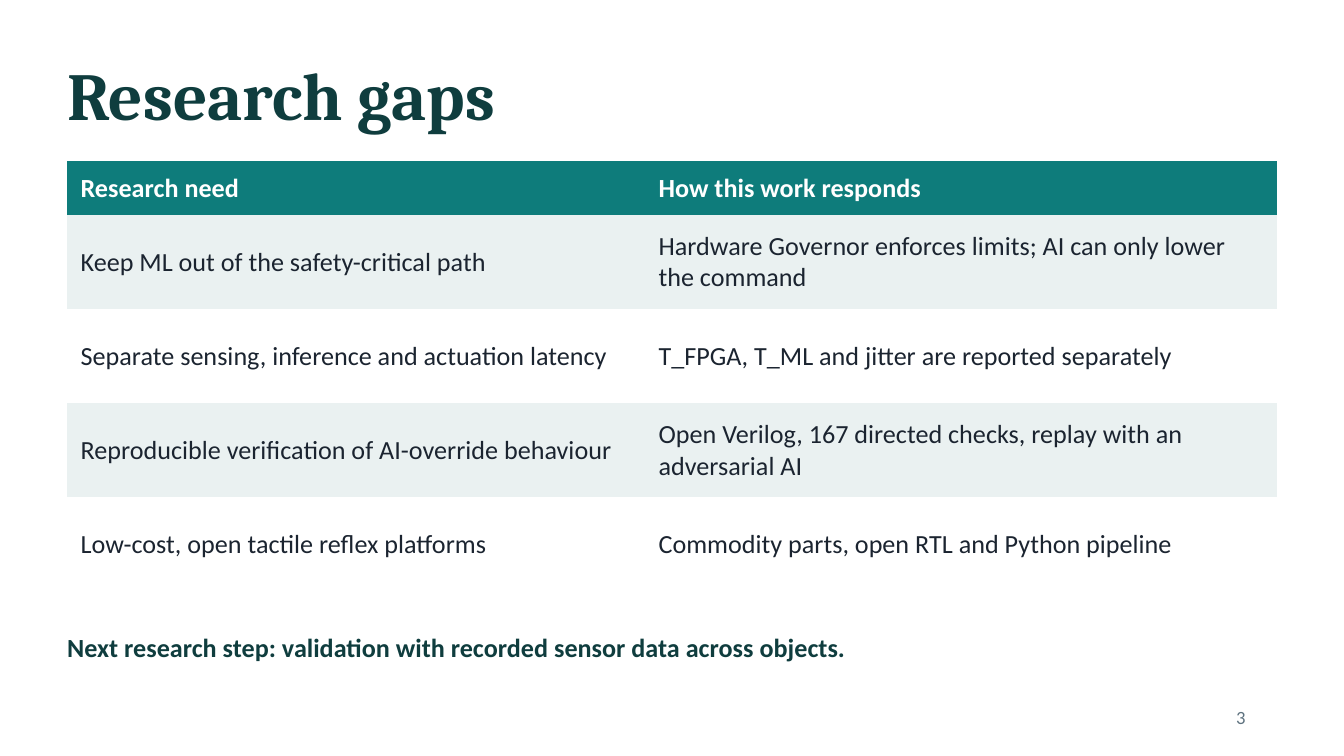
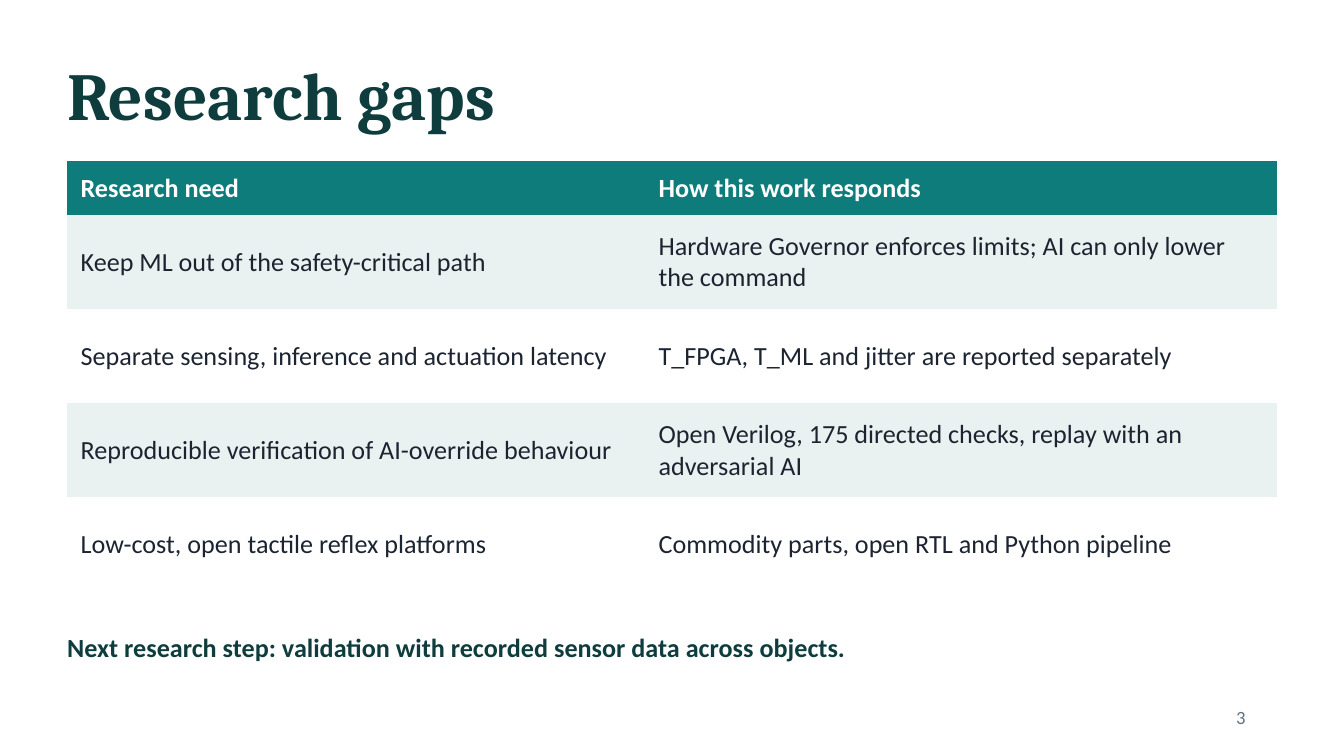
Before and after one commit to sanjiv283/tactile-reflex-system, a slide deck: slide 3 of docs/tactile_reflex_system.pptx. Drawn at 1344x756 pixels with LibreOffice and Linux fonts; fonts in the diff are those of the drawing. Boxes give left, top, right and bottom in pixels: in the first picture for what was removed or moved away, otherwise in the second. Text is boxed around its words. In the diff, an @@ line names an element or a change of style, - is before the commit and + after.

```diff
--- a/docs/tactile_reflex_system.pptx
+++ b/docs/tactile_reflex_system.pptx
@@ table at (67, 161, 1277, 562) @@
-row 4, column 2: Open Verilog, 167 directed checks, replay with an adversarial AI
+row 4, column 2: Open Verilog, 175 directed checks, replay with an adversarial AI
```
Also in this commit, not shown: 2 other slides changed, 2 slides added, 29 other files.
